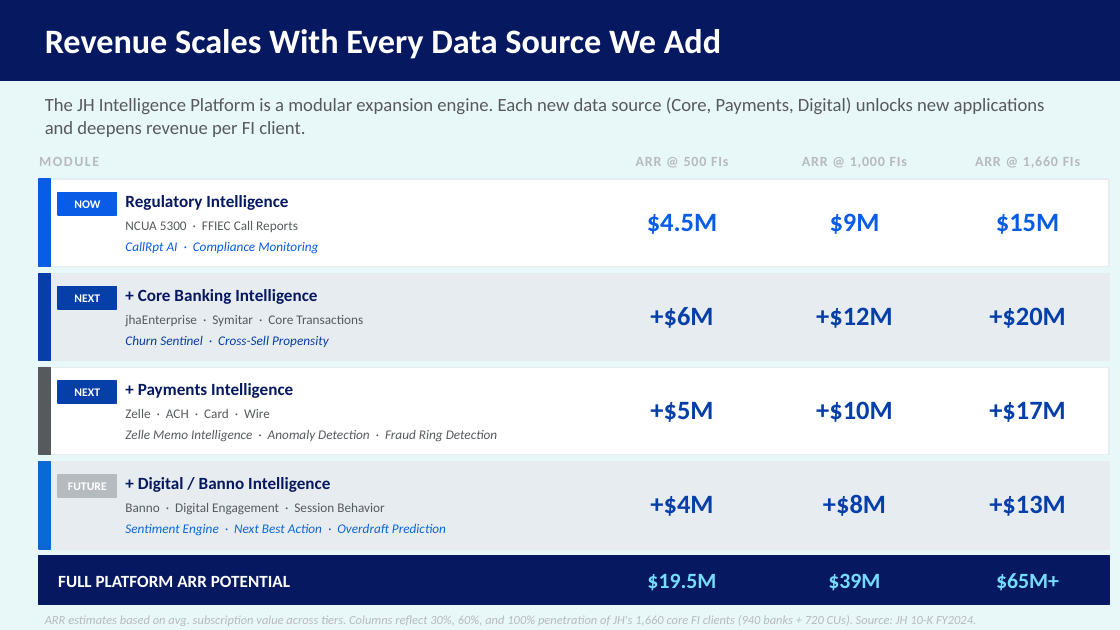
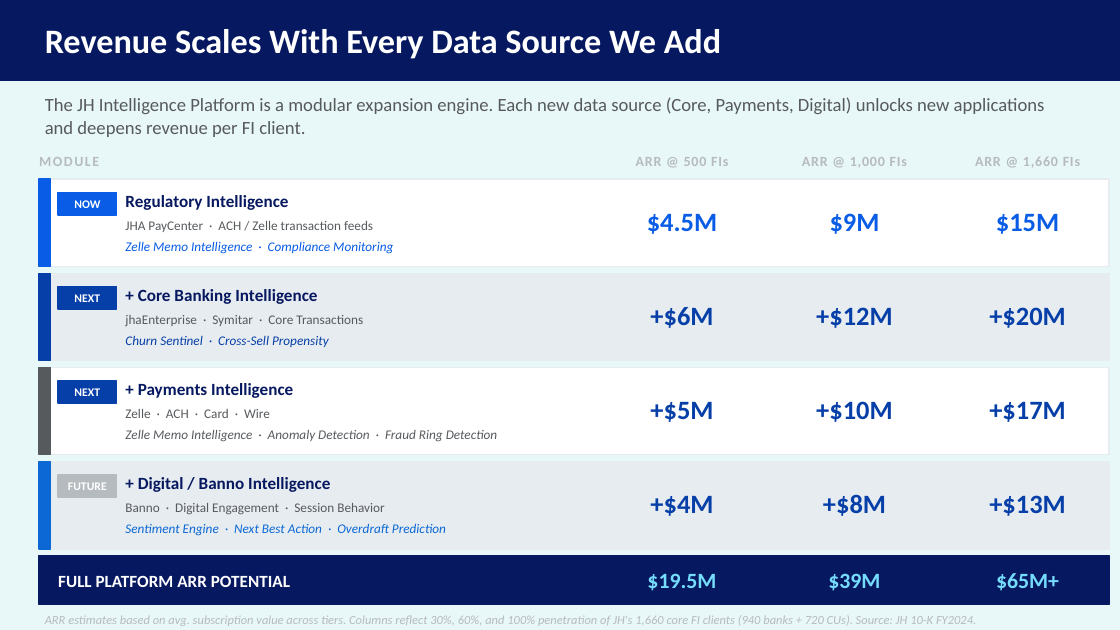
Before and after one commit to MonkeyWrenchGang/jhai_presentations, a slide deck: slide 14 of JH_DS_Strategy_JHBI.pptx (slide 17 before the commit). Drawn at 1120x630 pixels with LibreOffice and Linux fonts; fonts in the diff are those of the drawing. Boxes give left, top, right and bottom in pixels: in the first picture for what was removed or moved away, otherwise in the second. Text is boxed around its words. In the diff, an @@ line names an element or a change of style, - is before the commit and + after.

```diff
--- a/JH_DS_Strategy_JHBI.pptx
+++ b/JH_DS_Strategy_JHBI.pptx
@@ text at box(125, 221, 373, 232): text changed @@
-NCUA 5300 · FFIEC Call Reports
+JHA PayCenter · ACH / Zelle transaction feeds
@@ text at box(125, 242, 393, 254): text changed @@
-CallRpt AI · Compliance Monitoring
+Zelle Memo Intelligence · Compliance Monitoring
```
Also in this commit, not shown: 6 other slides changed, 2 slides added, 3 slides removed, 3 other files.
